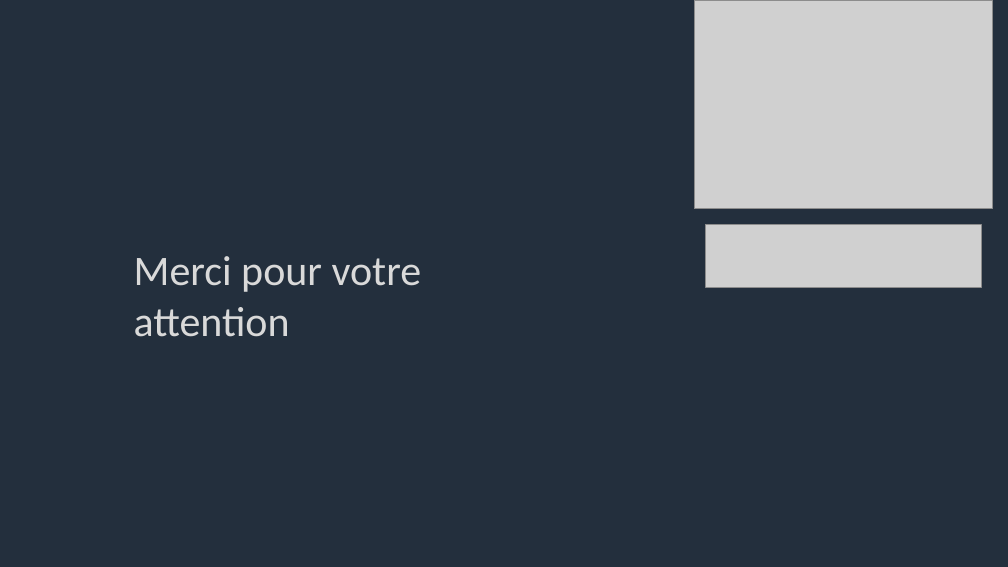
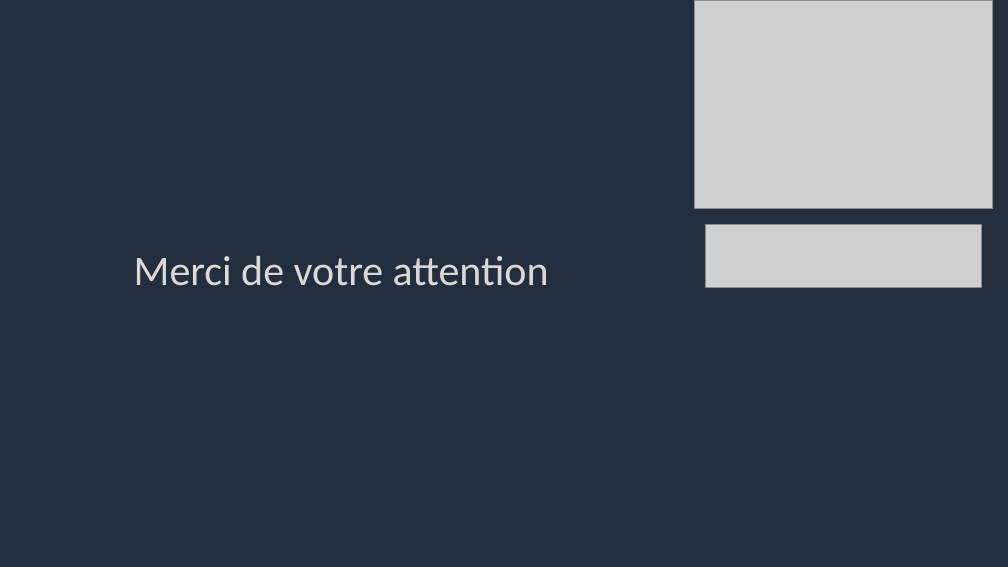
Before and after one commit to Sand-jrd/HelloPipepline, a slide deck: slide 17 of DiapoPourSoutenance.pptx (slide 15 before the commit). Drawn at 1008x567 pixels with LibreOffice and Linux fonts; fonts in the diff are those of the drawing; grey boxes stand for pictures. Boxes give left, top, right and bottom in pixels: in the first picture for what was removed or moved away, otherwise in the second. Text is boxed around its words. In the diff, an @@ line names an element or a change of style, - is before the commit and + after.

```diff
--- a/DiapoPourSoutenance.pptx
+++ b/DiapoPourSoutenance.pptx
@@ text at (134,256,549,286): text changed @@
-Merci pour votre attention
+Merci de votre attention
```
Also in this commit, not shown: 8 other slides changed, 2 slides added.
